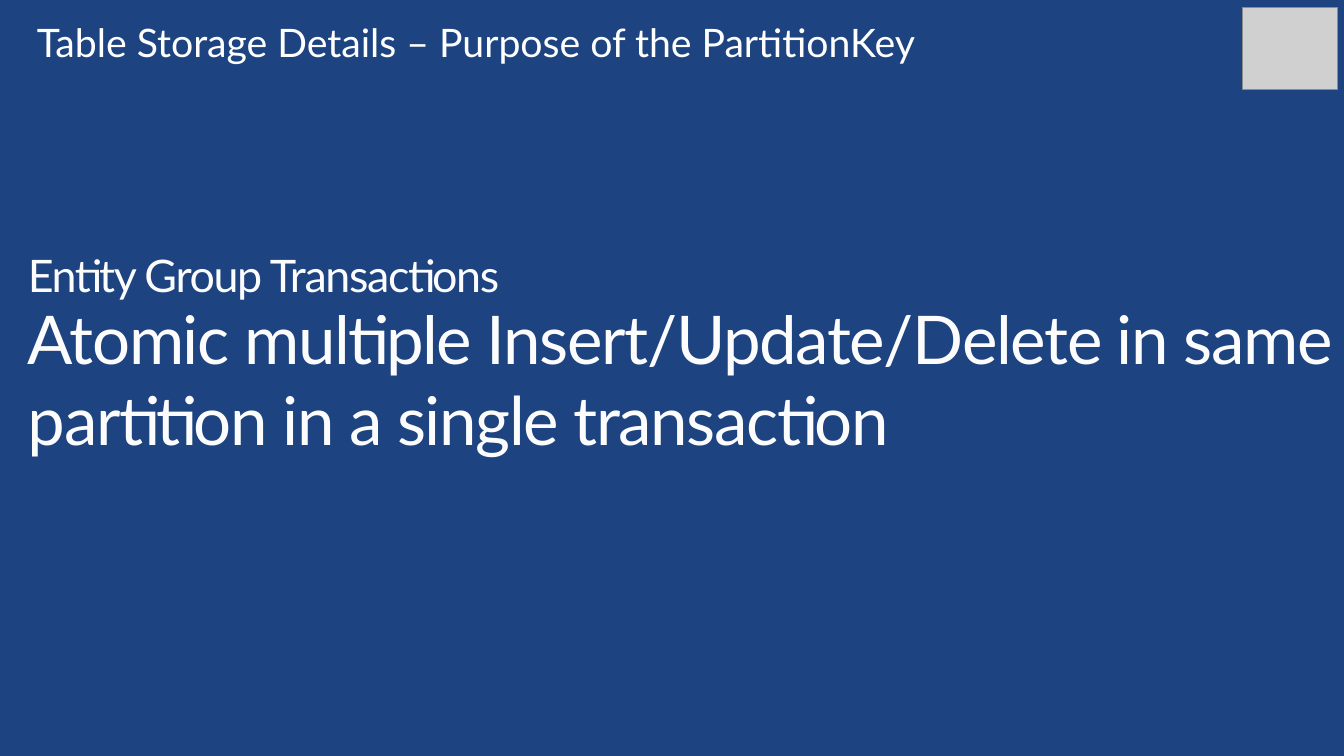
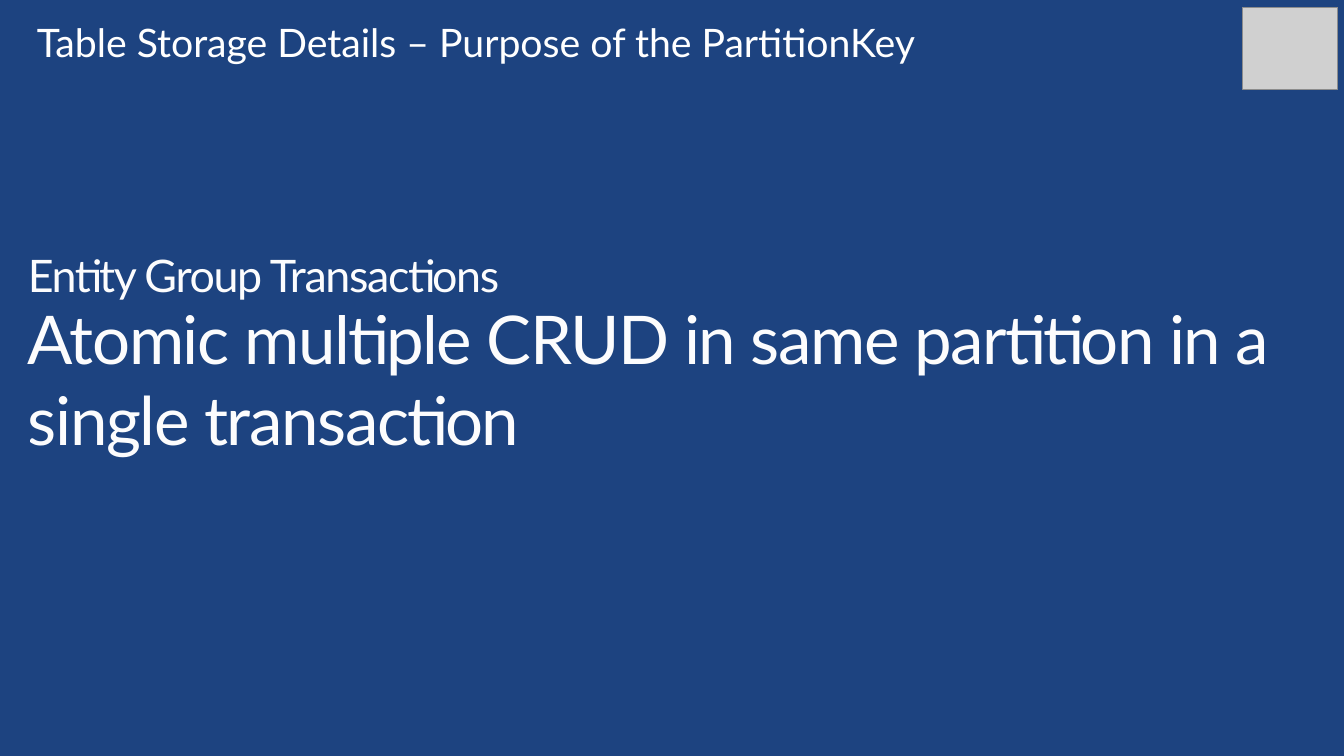
Before and after one commit to sack212/BasicAzureCamp, a slide deck: slide 74 of Data-Storage/Data-Storage.pptx (slide 79 before the commit). Drawn at 1344x756 pixels with LibreOffice and Linux fonts; fonts in the diff are those of the drawing; grey boxes stand for pictures. Boxes give left, top, right and bottom in pixels: in the first picture for what was removed or moved away, otherwise in the second. Text is boxed around its words. In the diff, an @@ line names an element or a change of style, - is before the commit and + after.

Commit message:
Big pass on Data-Platform and Data-Storage presentations complete.

```diff
--- a/Data-Storage/Data-Storage.pptx
+++ b/Data-Storage/Data-Storage.pptx
@@ text at [28,315,1269,458]: text changed @@
-Atomic multiple Insert/Update/Delete in same partition in a single transaction
+Atomic multiple CRUD in same partition in a single transaction
```
Also in this commit, not shown: 18 other slides changed, 2 slides added, 2 slides removed.
